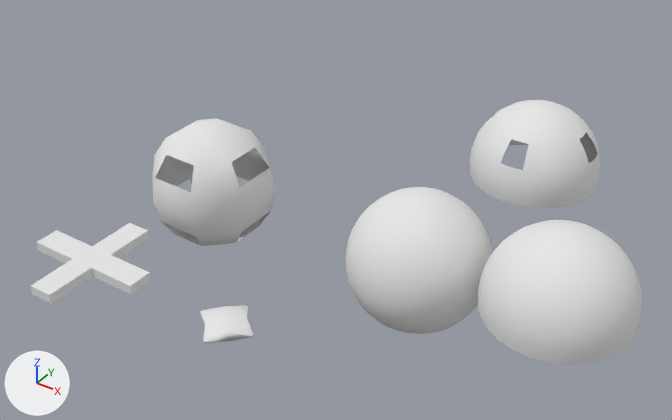
The Blender file broken/blender/brokendev.blend as it was, and as the next commit left it.
Both versions are drawn from a 50 mm camera at (8.55, -9.21, 7.42) aimed at (2.27, 0.04, 0.29). The axes (+X, +Y, +Z) are drawn at lower left. The lights are the same throughout.

In view in the first picture: 'defaultspore', 'defaultsporewithholes', 'holicell', 'mover', 'outerworld', 'plus'.
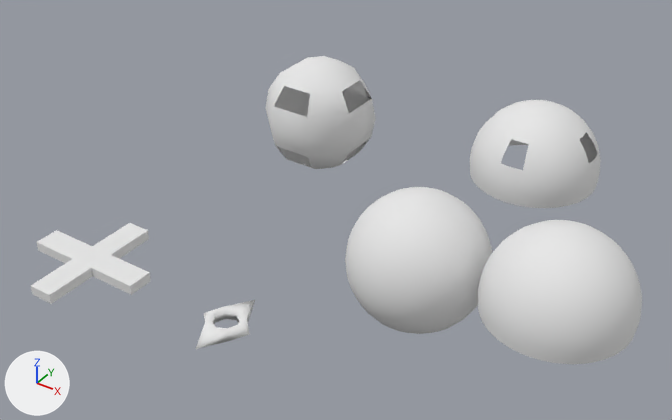
Where the change shows, as pixel boxes (x1, y1, x2, y2) in the pictures (672 x 420 px):
'holicell', moved
    before: (152, 118, 275, 246)
    after: (265, 56, 376, 169)
'mover', reshaped (11% wider, 28% taller)
    before: (200, 305, 253, 343)
    after: (196, 300, 255, 349)

Patch to the scene script:
```diff
--- a/broken/blender/brokendev.blend.py
+++ b/broken/blender/brokendev.blend.py
@@ me_movermesh @@
 # used by ob_mover; location = (2.36, -2.51, 0.0); scale = (0.18, 0.18, 0.072)
-me_movermesh.from_pydata(...)  # 24 vertices, 22 faces; spans x -2.29..2.29, y -2.29..2.29, z -1.0..1.0
+me_movermesh.from_pydata(...)  # 36 vertices, 48 faces; spans x -2.06..2.06, y -3.21..3.21, z -1.0..1.0
+# me_movermesh part 1
+# 16 vertices are removed from x -2.29..2.29, y -2.29..2.29, z -0.18..0.18
+# 22 faces are deleted
+# 20 vertices are added at x -2.06..2.06, y -3.21..3.21, z -1.0..1.0
+# 8 new vertices lie (0.0, 0.0, 2.0) away from vertices in x -1.05..1.05, y -1.05..1.05, z -1.0
+# 48 new faces join them
 me_movermesh.materials.append(mat_movermat0)
@@ ob_holicell @@
 ob_holicell = bpy.data.objects.new('holicell', me_holicellmesh)
-ob_holicell.location = (0.0, 0.0, 0.0)
+ob_holicell.location = (0.0, 2.89, 0.0)
```
